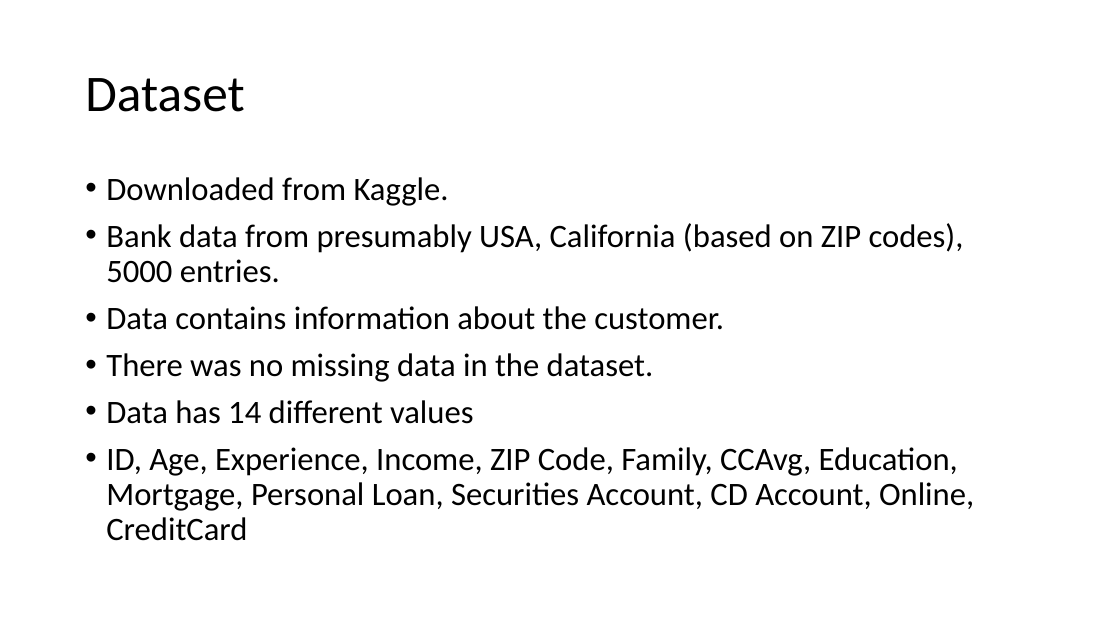
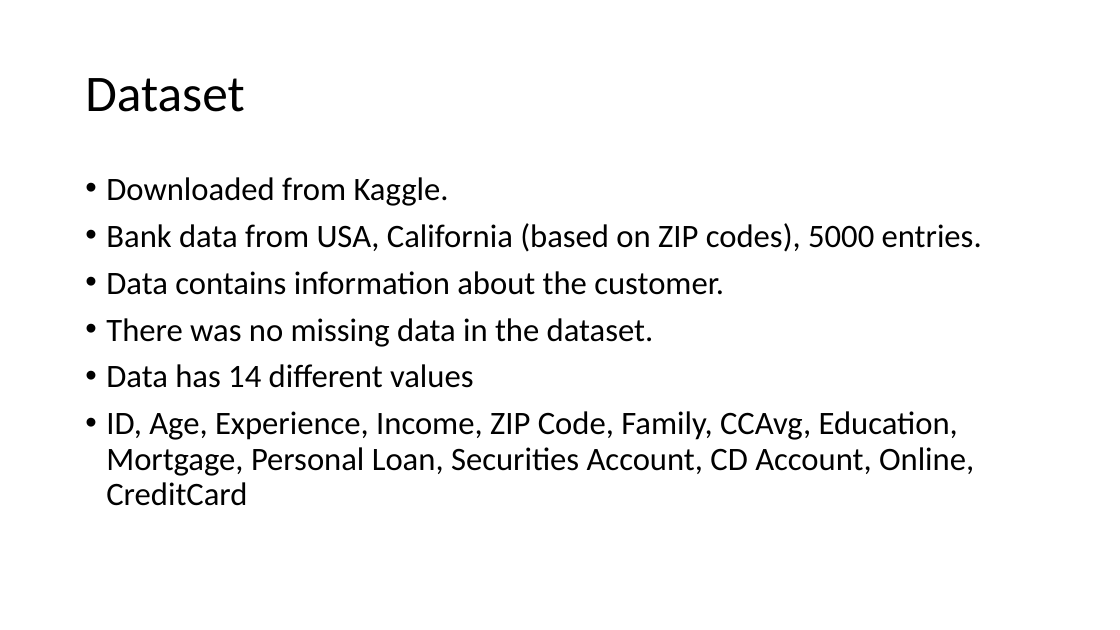
Before and after one commit to arttusa/dsdba_project, a slide deck: slide 2 of DSDBA Project.pptx. Drawn at 1120x630 pixels with LibreOffice and Linux fonts; fonts in the diff are those of the drawing. Boxes give left, top, right and bottom in pixels: in the first picture for what was removed or moved away, otherwise in the second. Text is boxed around its words. In the diff, an @@ line names an element or a change of style, - is before the commit and + after.

```diff
--- a/DSDBA Project.pptx
+++ b/DSDBA Project.pptx
@@ text at (x1=106, y1=223, x2=982, y2=252): text changed @@
-• Bank data from presumably USA, California (based on ZIP codes), 5000 entries.
+• Bank data from USA, California (based on ZIP codes), 5000 entries.
```
Also in this commit, not shown: 5 other slides changed, 3 slides added, 2 slides removed.
